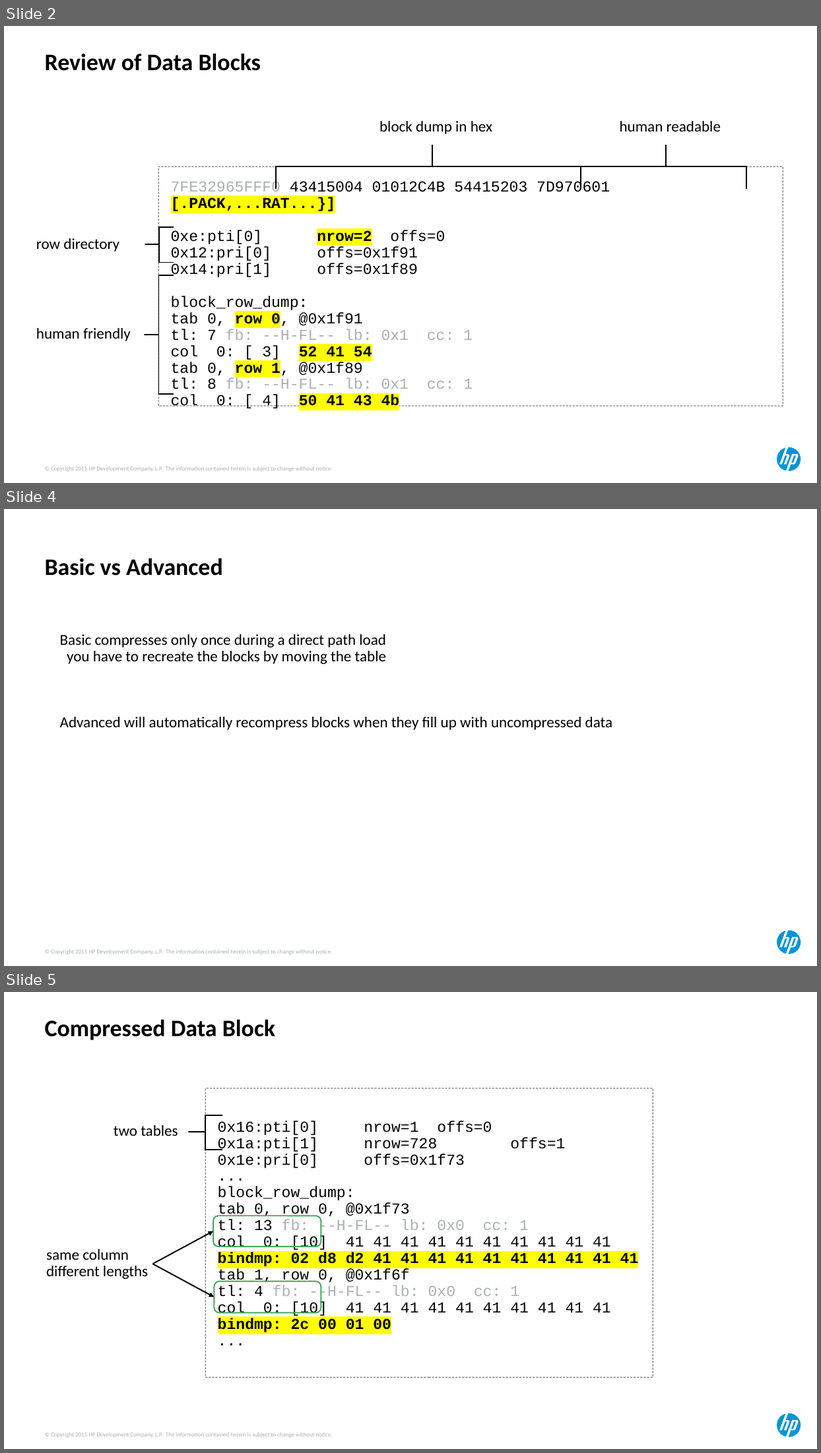
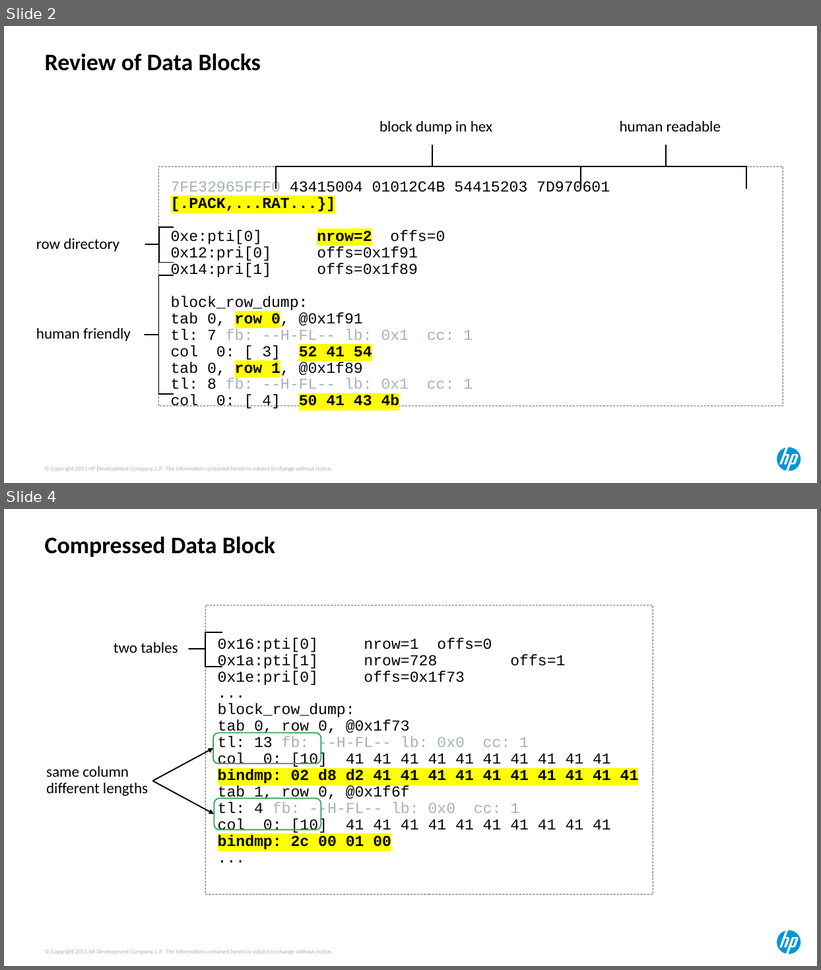
Before and after one commit to Dyland28/HP-Data-Compression, a slide deck: compression_sand_weiss_hotsos_2018.pptx. Shown one above the other, each under a label of ours: slides 2, 4 and 5 before the commit, slides 2 and 4 after it; the slides between them are not shown. The pictures are 821x1453 and 821x970 pixels, drawn with LibreOffice and Linux fonts; fonts in the diff are those of the drawing. Boxes give left, top, right and bottom in pixels: in the first picture for what was removed or moved away, otherwise in the second. Text is boxed around its words. In the diff, an @@ line names an element or a change of style, - is before the commit and + after.

```diff
--- a/compression_sand_weiss_hotsos_2018.pptx
+++ b/compression_sand_weiss_hotsos_2018.pptx
@@ slide 4 removed at (x1=4, y1=509, x2=817, y2=966), background #FFFFFF; not listed: 2 template elements that a slide beside it also shows @@
@@ title removed at (x1=45, y1=558, x2=223, y2=576) @@
-Basic vs Advanced
@@ text removed at (x1=60, y1=634, x2=613, y2=730) @@
-Basic compresses only once during a direct path load
-you have to recreate the blocks by moving the table
-Advanced will automatically recompress blocks when they fill up with uncompressed data
@@ what was slide 5 is now slide 4 @@
```
Also in this commit, not shown: 6 slides changed, 1 slide added.
